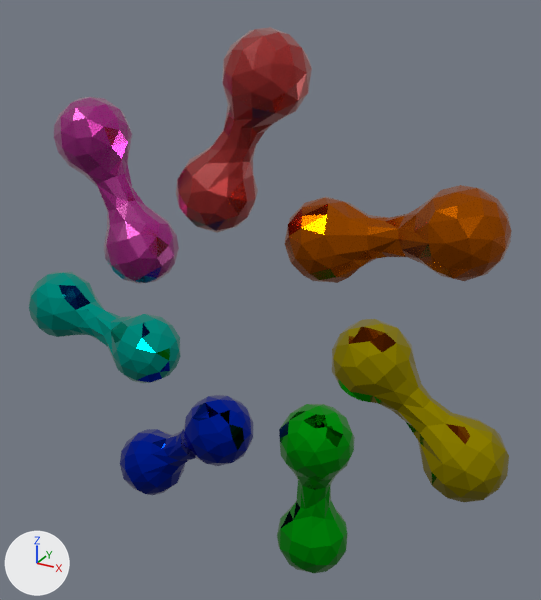
Before and after pictures for a commit that changed the glTF model static/models/betterLogo.glb.
Both versions are drawn from a 50 mm camera at (13.0, -21.6, 12.1) aimed at (0.7, 0.9, 0.9). Arrows for +X, +Y and +Z are at lower left; the lights stay in place. Vertices at the same position are counted once.

Before the edit, the objects in view are built like this:
```python
ob_logo_001 = bpy.data.objects.new('logo.001', me_logo_002)
ob_logo_001.location = (0.0, 0.0, 0.0)
ob_logo_001.rotation_euler = (1.571, 0.0, 0.0)  # degrees (90, 0, 0)
```
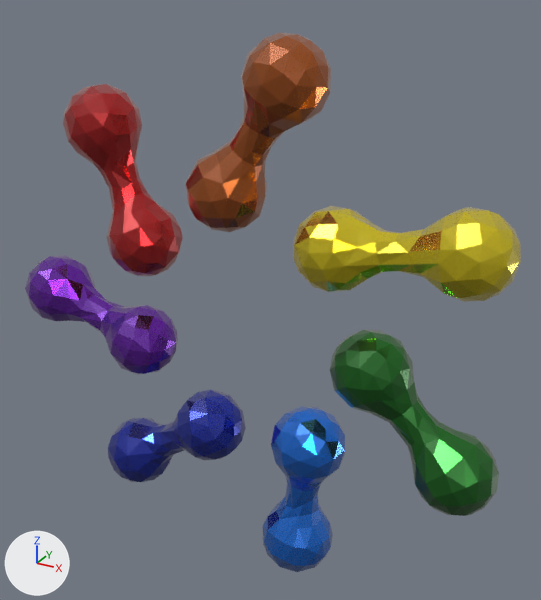
Commit message: updated logo

What differs and where, as boxes (x1, y1, x2, y2) in the pictures (541 x 600 px; the box of a moved part takes in the faces that stretch with it):
```json
{"object": "logo.001", "change": "surface changed, recoloured, reshaped, turned", "before": [29, 27, 512, 573], "after": [25, 33, 521, 572]}
{"part": 1, "of": "me_logo_002", "change": "moved or reshaped", "before": [279, 411, 315, 470], "after": [330, 349, 363, 407]}
{"part": 2, "of": "me_logo_002", "change": "recoloured", "before": [120, 395, 253, 495], "after": [263, 407, 345, 572]}
{"part": 3, "of": "me_logo_002", "change": "recoloured", "before": [29, 272, 180, 383], "after": [108, 390, 246, 482]}
```

Scene script edits in JSON lines:
```json
{"op": "add", "block": "mat_orange", "code": "mat_orange.coat_weight = 1.0"}
{"op": "set", "path": "mat_yellow.base_color", "old": "(0.5, 0.402, 0.0)", "new": "(1.0, 0.8, 0.0)", "note": "yellow #bcaa00 -> yellow #ffe700"}
{"op": "set", "path": "mat_yellow.roughness", "old": "0.0", "new": "0.191"}
{"op": "add", "block": "mat_yellow", "code": "mat_yellow.coat_weight = 1.0"}
{"op": "set", "path": "mat_green.base_color", "old": "(0.0, 0.5, 0.00736)", "new": "(0.0, 0.205, 0.0041)", "note": "green #00bc15 -> green #007d0d"}
{"op": "set", "path": "mat_green.roughness", "old": "0.0", "new": "0.191"}
{"op": "add", "block": "mat_green", "code": "mat_green.coat_weight = 1.0"}
{"op": "set", "path": "mat_navy.roughness", "old": "0.0", "new": "0.191"}
{"op": "add", "block": "mat_navy", "code": "mat_navy.coat_weight = 1.0"}
{"op": "set", "path": "mat_light_blue.base_color", "old": "(0.0, 0.5, 0.402)", "new": "(0.0, 0.222, 1.0)", "note": "cyan #00bcaa -> blue #0082ff"}
{"op": "set", "path": "mat_light_blue.roughness", "old": "0.0", "new": "0.191"}
{"op": "add", "block": "mat_light_blue", "code": "mat_light_blue.coat_weight = 1.0"}
{"op": "set", "path": "mat_pink.base_color", "old": "(0.5, 0.0, 0.301)", "new": "(0.168, 0.0, 0.5)", "note": "pink #bc0095 -> purple #7200bc"}
{"block": "me_logo_002", "where": "me_logo_002.from_pydata(...)  # 2128 vertices, 4200 faces; spans x -10.5..10.0, y -10.0..10.5, z -1.4..1.4"}
{"block": "me_logo_002", "where": "# used by ob_logo_001; location = (0.0, 0.0, 0.0); rotation_euler = (1.571, 0.0, 0.0), in degrees (90, 0, 0)"}
{"block": "me_logo_002", "change": "me_logo_002 part 1"}
{"block": "me_logo_002", "change": "13 vertices are removed from x 2.2..3.9, y -4.5..-3.0, z -0.2..1.4"}
{"block": "me_logo_002", "change": "51 faces are deleted"}
{"block": "me_logo_002", "change": "1 vertex moves from x 3.8, y -4.1, z 0.8 to x 3.8, y -3.9, z 0.8"}
{"block": "me_logo_002", "change": "12 vertices are added at x 2.3..3.9, y -4.4..-3.0, z 0.0..1.4"}
{"block": "me_logo_002", "change": "49 new faces join them, mat_green (green #007d0d)"}
{"block": "me_logo_002", "change": "me_logo_002 part 2: 600 faces spanning x -6.2..0.2, y -9.1..-3.5, z -1.4..1.4 switch from mat_navy (blue #002abc) to mat_light_blue (blue #0082ff)"}
{"block": "me_logo_002", "change": "me_logo_002 part 3: 602 faces spanning x -10.5..-3.3, y -3.5..0.4, z -1.4..1.4 switch from mat_light_blue (cyan #00bcaa) to mat_navy (blue #002abc)"}
{"op": "set", "path": "ob_logo_001.rotation_euler", "old": "(1.571, 0.0, 0.0)", "new": "(1.571, -0.818, 0.0)", "note": "degrees (90, 0, 0) -> degrees (90, -47, 0)"}
```
